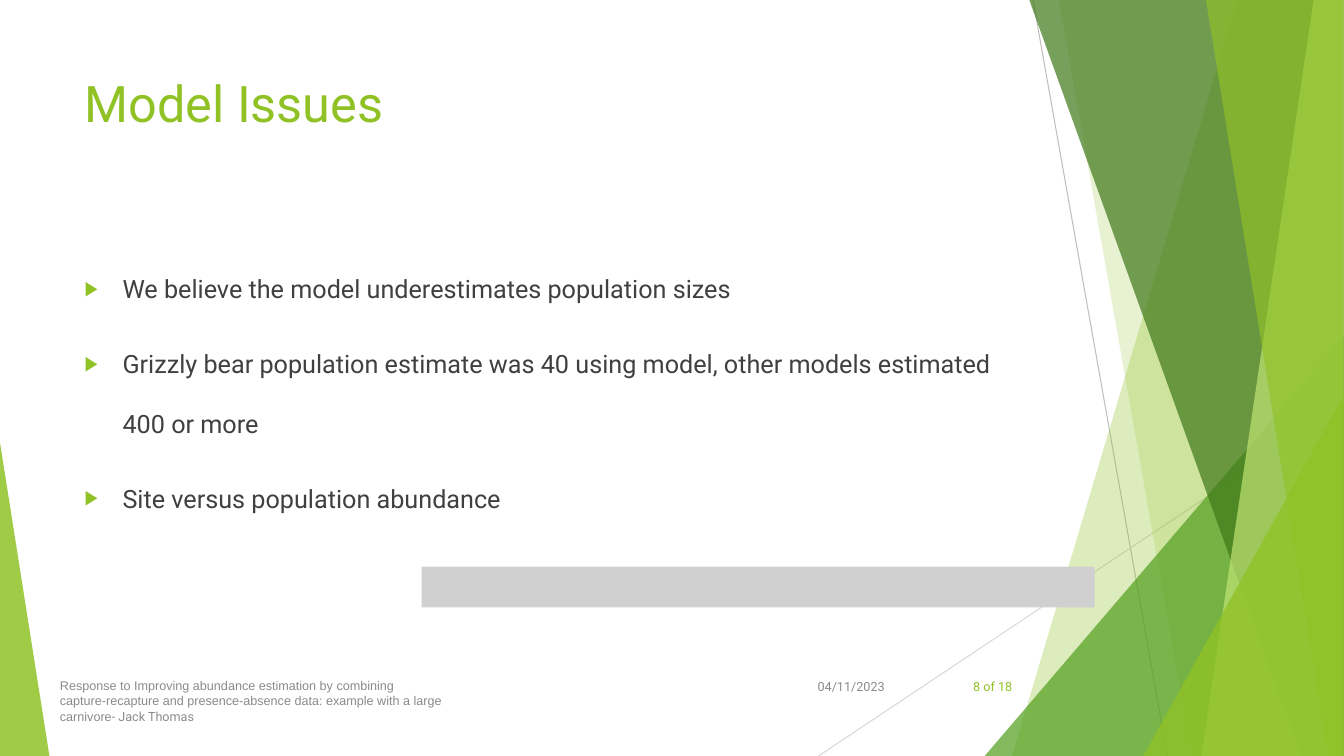
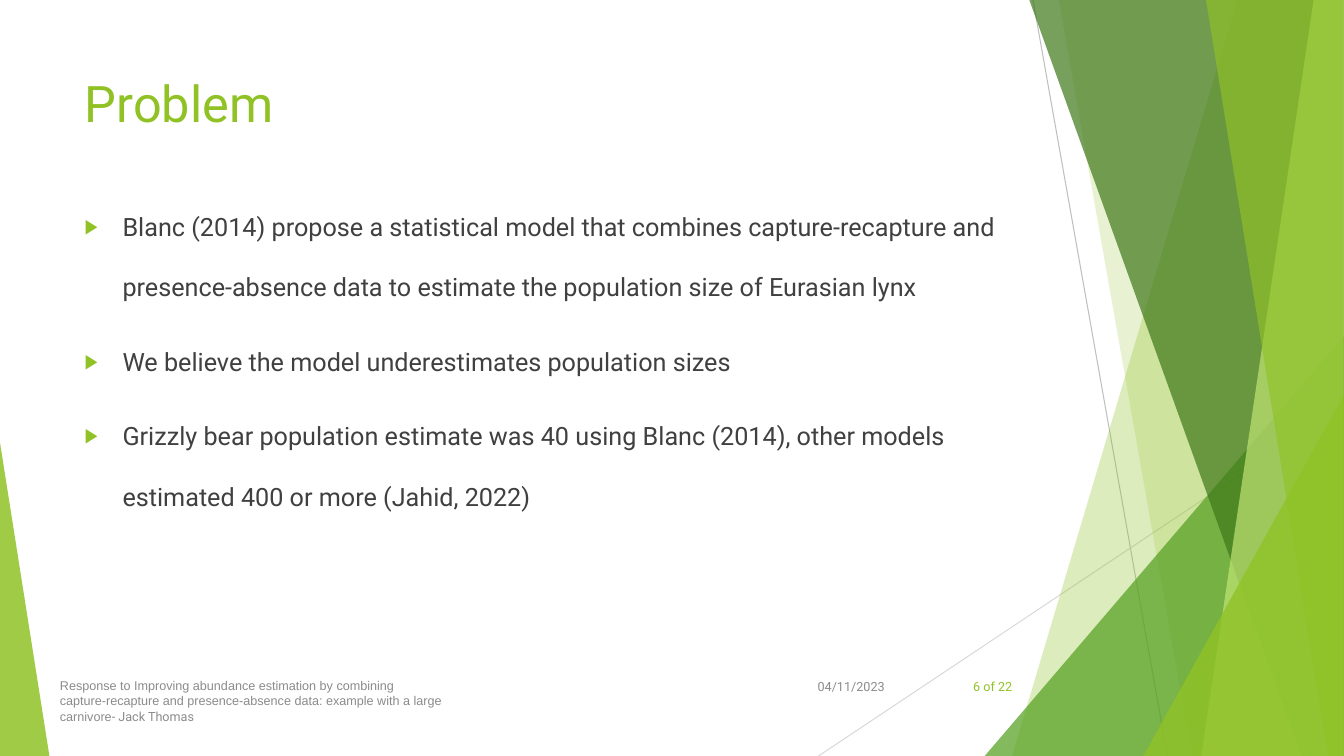
Before and after one commit to jackthomas818/masters-project, a slide deck: slide 6 of resources/OralPresentation/OralPresentationJack.pptx (slide 8 before the commit). Drawn at 1344x756 pixels with LibreOffice and Linux fonts; fonts in the diff are those of the drawing; grey boxes stand for pictures. Boxes give left, top, right and bottom in pixels: in the first picture for what was removed or moved away, otherwise in the second. Text is boxed around its words. In the diff, an @@ line names an element or a change of style, - is before the commit and + after.

```diff
--- a/resources/OralPresentation/OralPresentationJack.pptx
+++ b/resources/OralPresentation/OralPresentationJack.pptx
@@ title at (x1=85, y1=84, x2=273, y2=123): text changed @@
-Model Issues
+Problem
@@ text "Blanc (2014) propose a statistical ..." moved from (x1=123, y1=279, x2=990, y2=513) to (x1=123, y1=216, x2=995, y2=512) @@
@@ text at (x1=123, y1=216, x2=995, y2=302): paragraph added @@
+▶ Blanc (2014) propose a statistical model that combines capture-recapture and presence-absence data to estimate the population size of Eurasian lynx
@@ text at (x1=123, y1=425, x2=944, y2=512): text changed @@
-▶ Grizzly bear population estimate was 40 using model, other models estimated 400 or more
-▶ Site versus population abundance
+▶ Grizzly bear population estimate was 40 using Blanc (2014), other models estimated 400 or more (Jahid, 2022)
@@ picture removed at (x1=421, y1=567, x2=1095, y2=607) @@
@@ page number at (x1=973, y1=681, x2=1012, y2=691): text changed @@
-8 of 18
+6 of 22
```
Also in this commit, not shown: 9 other slides changed, 4 slides removed, 1 other file.
